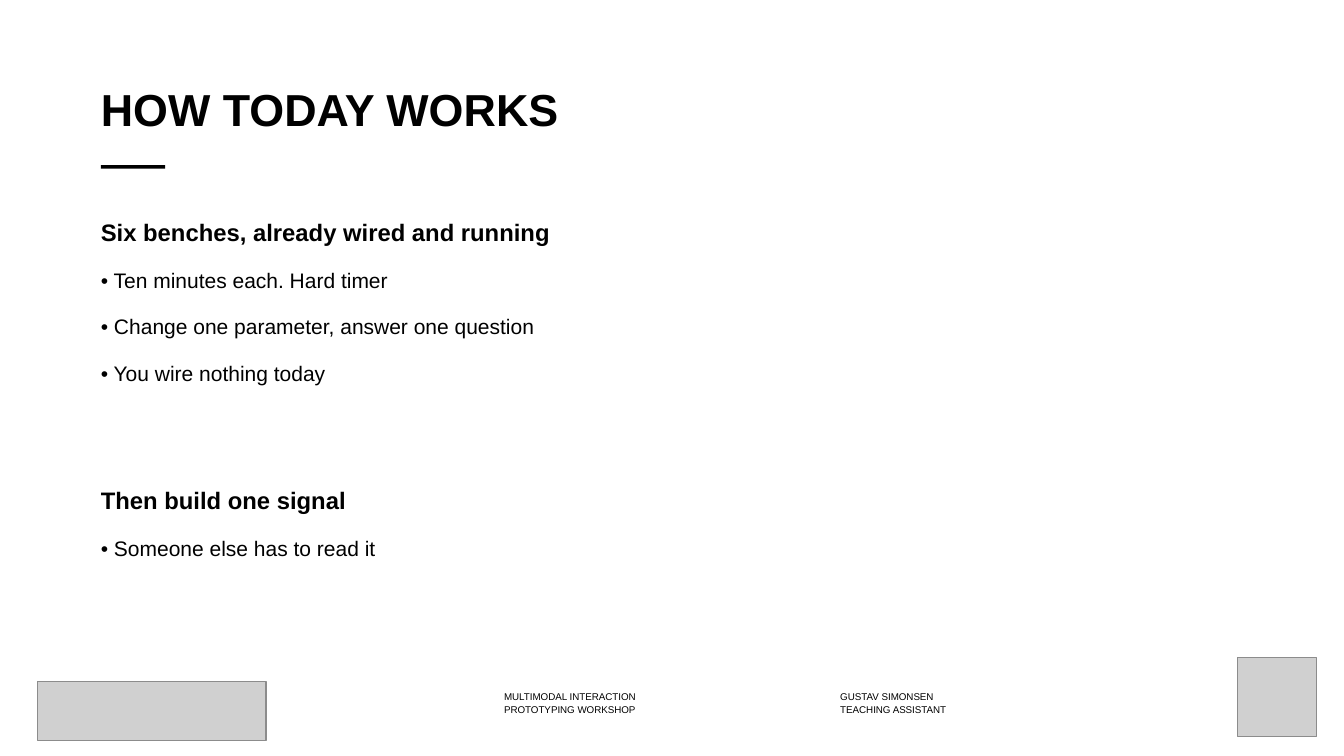
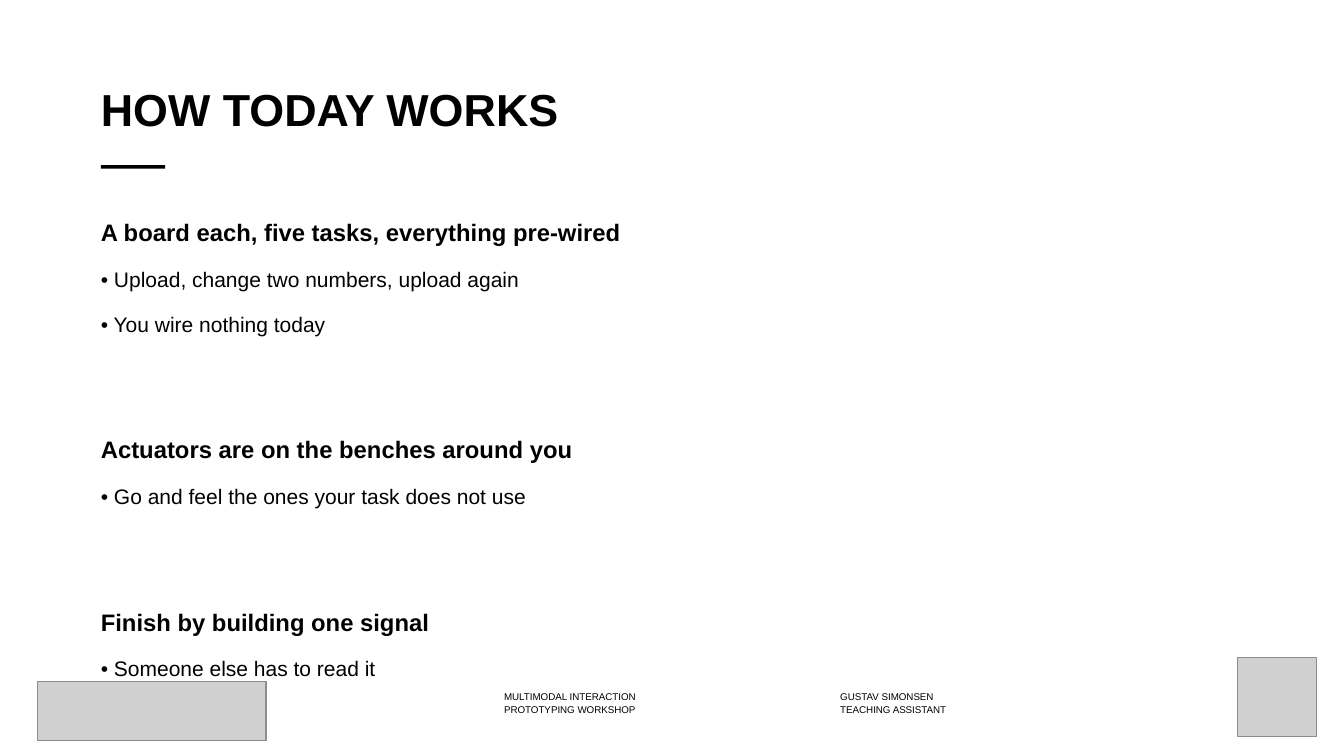
Before and after one commit to labtools-au/multimodal-actuator-workshop, a slide deck: slide 3 of docs/multimodal-actuator-workshop.pptx. Drawn at 1344x756 pixels with LibreOffice and Linux fonts; fonts in the diff are those of the drawing; grey boxes stand for pictures; background and template pictures are left out. Boxes give left, top, right and bottom in pixels: in the first picture for what was removed or moved away, otherwise in the second. Text is boxed around its words. In the diff, an @@ line names an element or a change of style, - is before the commit and + after.

```diff
--- a/docs/multimodal-actuator-workshop.pptx
+++ b/docs/multimodal-actuator-workshop.pptx
@@ text at box(101, 223, 620, 291): text changed; size 15 to 17 pt; bold on @@
-Six benches, already wired and running
-• Ten minutes each. Hard timer
-• Change one parameter, answer one question
+A board each, five tasks, everything pre-wired
+• Upload, change two numbers, upload again
@@ text at box(114, 316, 375, 677): less space between paragraphs @@
@@ text at box(101, 440, 572, 636): text changed @@
-Then build one signal
+Actuators are on the benches around you
+• Go and feel the ones your task does not use
+Finish by building one signal
```
Also in this commit, not shown: 9 other slides changed, 1 slide added, 8 slides removed, 6 other files.
